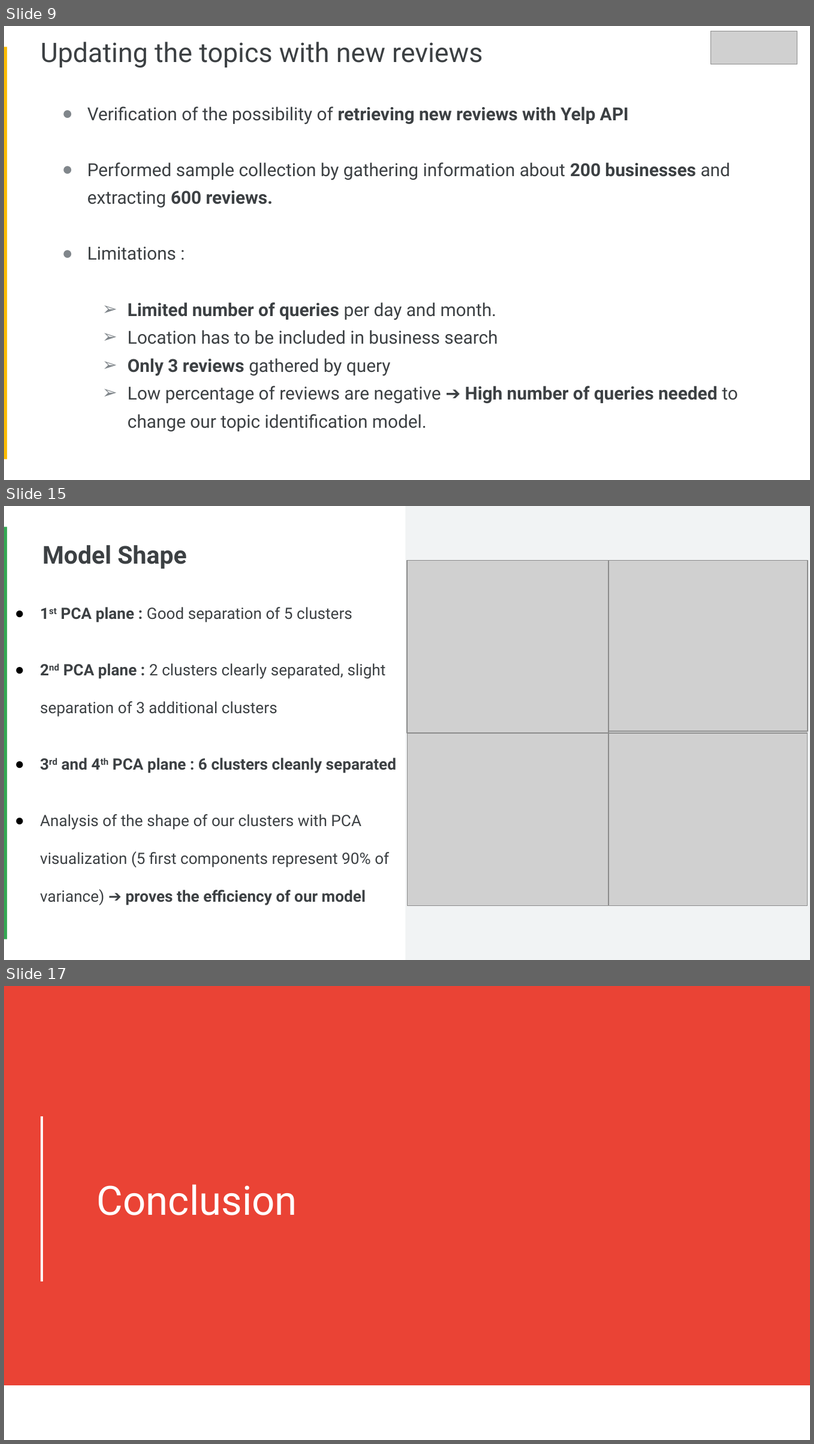
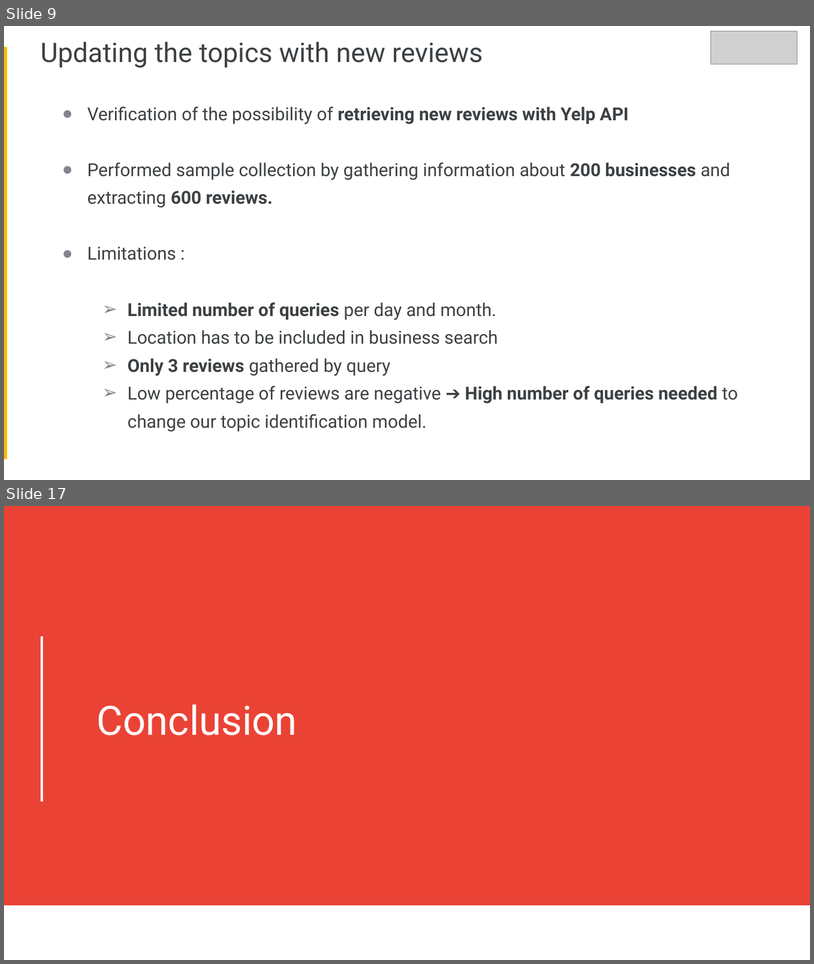
Before and after one commit to Faskill/Yelp-Reviews-Topic-Identification-and-Image-Classification, a slide deck: P6_03_Presentation.pptx. Shown one above the other, each under a label of ours: slides 9, 15 and 17 before the commit, slides 9 and 17 after it; the slides between them are not shown. The pictures are 814x1444 and 814x964 pixels, drawn with LibreOffice and Linux fonts; fonts in the diff are those of the drawing; grey boxes stand for pictures. Boxes give left, top, right and bottom in pixels: in the first picture for what was removed or moved away, otherwise in the second. Text is boxed around its words. In the diff, an @@ line names an element or a change of style, - is before the commit and + after.

```diff
--- a/P6_03_Presentation.pptx
+++ b/P6_03_Presentation.pptx
@@ slide 15 removed at [4,506,810,960], background #FFFFFF @@
@@ rectangle removed at [405,506,810,959] @@
@@ rectangle removed at [4,527,7,939] @@
@@ title removed at [42,545,186,569] @@
-Model Shape
@@ picture removed at [407,561,609,733] @@
@@ picture removed at [609,561,808,732] @@
@@ text removed at [40,607,396,905] @@
-● 1st PCA plane : Good separation of 5 clusters
-● 2nd PCA plane : 2 clusters clearly separated, slight separation of 3 additional clusters
-● 3rd and 4th PCA plane : 6 clusters cleanly separated
-● Analysis of the shape of our clusters with PCA visualization (5 first components represent 90% of variance) ➔ proves the efficiency of our model
@@ picture removed at [407,733,608,905] @@
@@ picture removed at [609,733,807,905] @@
```
Also in this commit, not shown: 6 slides changed, 6 slides added, 5 other slides removed.
